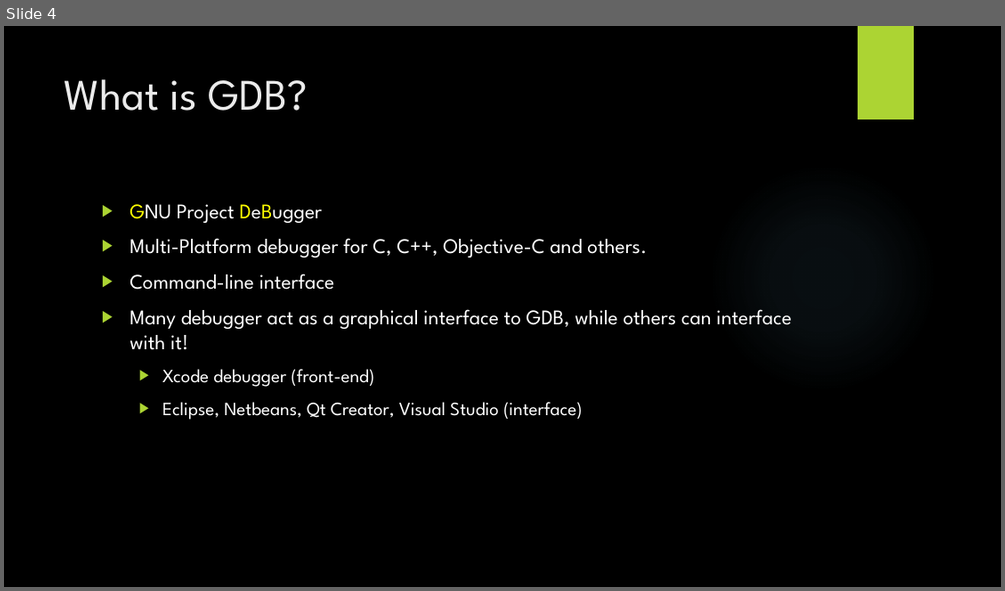
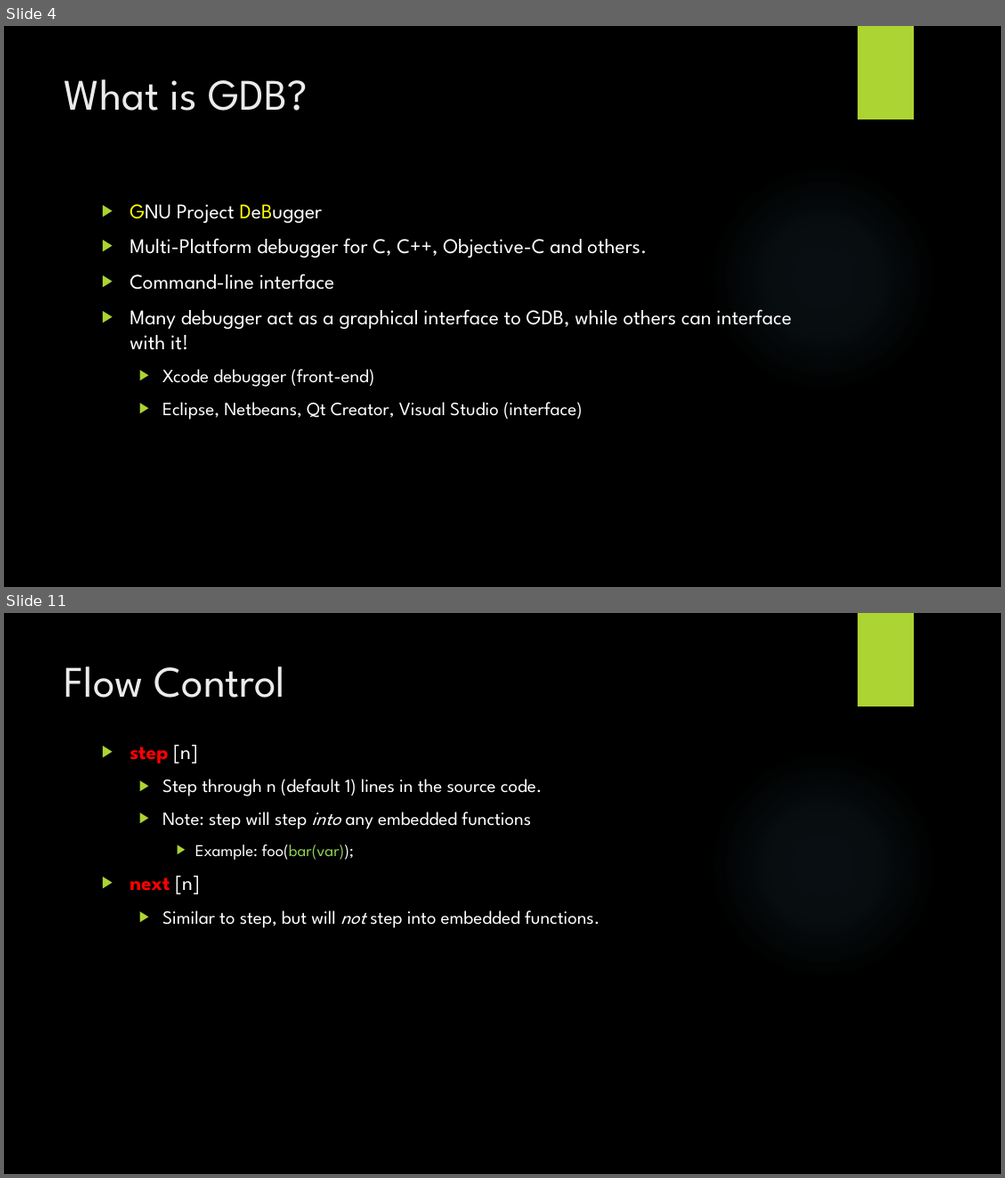
Before and after one commit to mbaccia514/LUG, a slide deck: GDB and Git.pptx. Shown one above the other, each under a label of ours: slide 4 before the commit, slides 4 and 11 after it; the slides between them are not shown. The pictures are 1005x591 and 1005x1178 pixels, drawn with LibreOffice and Linux fonts; fonts in the diff are those of the drawing; background and template pictures are left out. Boxes give left, top, right and bottom in pixels: in the first picture for what was removed or moved away, otherwise in the second. Text is boxed around its words. In the diff, an @@ line names an element or a change of style, - is before the commit and + after.

```diff
--- a/GDB and Git.pptx
+++ b/GDB and Git.pptx
@@ slide 11 added at bbox=[4, 613, 1001, 1174], background picture (left out); not listed: 2 template elements that a slide beside it also shows @@
@@ title added at bbox=[65, 666, 285, 698], 42 pt, text #EBEBEB @@
+Flow Control
@@ text added at bbox=[129, 745, 599, 928], 18 pt, text #FFFFFF @@
+▶ step [n]
+  ▶ Step through n (default 1) lines in the source code.
+  ▶ Note: step will step into any embedded functions
+    ▶ Example: foo(bar(var));
+▶ next [n]
+  ▶ Similar to step, but will not step into embedded functions.
```
Also in this commit, not shown: 1 slide changed, 7 other slides added, 4 other files.
